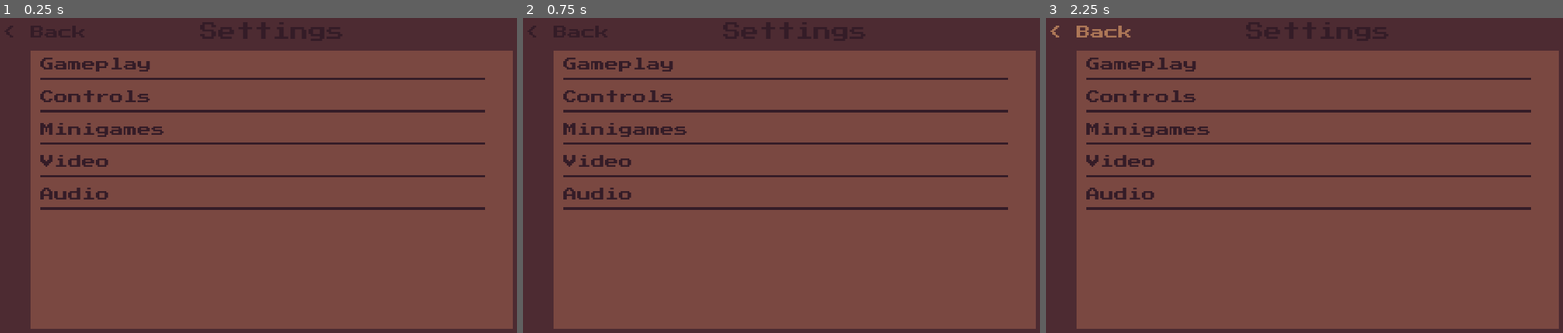
Above: before the commit, frames 1-3 (left to right).
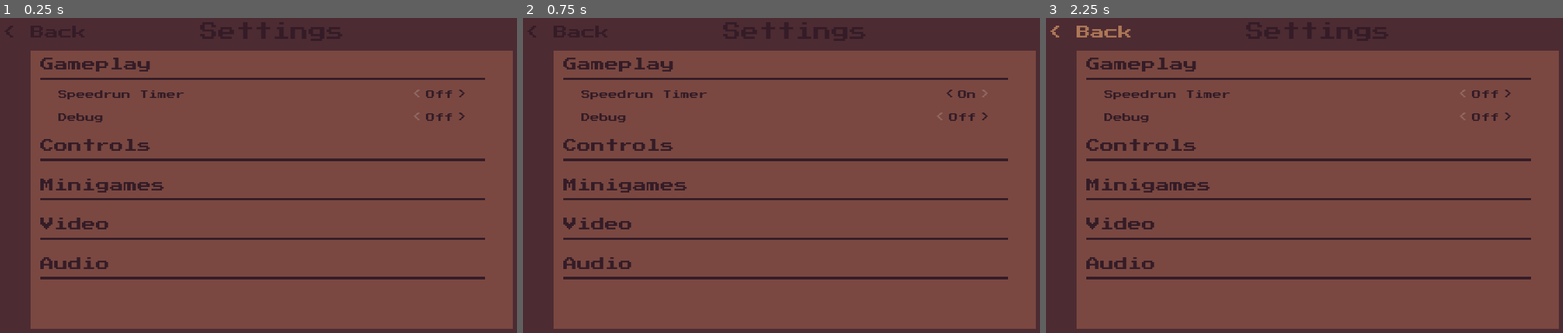
Above: after the commit, the same moments.

Repository: UHSGDC/Photographers-Hike
Game: Godot game, scene res://Menus/Settings/NewSettingsMenu.tscn
Same seed, same stepped clock (60 frames per second), same inputs: the game is played once before the commit and once after it. This scene is started directly instead of the project's main scene.
Inputs (mouse positions are in pixels of both pictures, inside the frame that each line leads up to):
- Up to frame 1 (0.25 s): no input
- Up to frame 2 (0.75 s): click (983, 93) at 0.5 s, where only the run after the commit has a clickable ">"
- Up to frame 3 (2.25 s): click (1475, 93) at 1.25 s, where only the run after the commit has a clickable "<"; click "< Back" at 2 s

The runs differ from the first frame. In frame 1, 7.8% of the frame differs, in the area x 7-94%, y 22-84%; in frame 2, 7.8%; in frame 3, 7.8%.

Commit message:
building out settings menu

Diff:
--- a/PhotographersHike/Menus/Settings/Category.tscn
+++ b/PhotographersHike/Menus/Settings/Category.tscn
@@ -1,10 +1,12 @@
-[gd_scene load_steps=2 format=2]
+[gd_scene load_steps=3 format=2]
 
 [ext_resource path="res://Assets/Theme/DefaultFont12.tres" type="DynamicFont" id=1]
+[ext_resource path="res://Assets/Theme/UITheme.tres" type="Theme" id=2]
 
 [node name="Category" type="VSplitContainer"]
 margin_right = 408.0
 margin_bottom = 24.0
+theme = ExtResource( 2 )
 dragger_visibility = 2
 
 [node name="CategoryTitle" type="Label" parent="."]
@@ -24,10 +26,13 @@
 [node name="MarginSettingsContainer" type="MarginContainer" parent="."]
 margin_top = 24.0
 margin_right = 408.0
-margin_bottom = 24.0
-custom_constants/margin_right = 16
+margin_bottom = 30.0
+custom_constants/margin_right = 40
+custom_constants/margin_top = 6
 custom_constants/margin_left = 16
 
 [node name="SettingsContainer" type="VBoxContainer" parent="MarginSettingsContainer"]
 margin_left = 16.0
-margin_right = 392.0
+margin_top = 6.0
+margin_right = 368.0
+margin_bottom = 6.0
--- a/PhotographersHike/Menus/Settings/NewSettingsMenu.tscn
+++ b/PhotographersHike/Menus/Settings/NewSettingsMenu.tscn
@@ -1,9 +1,10 @@
-[gd_scene load_steps=5 format=2]
+[gd_scene load_steps=6 format=2]
 
 [ext_resource path="res://Assets/Theme/UITheme.tres" type="Theme" id=1]
 [ext_resource path="res://Assets/Theme/DefaultFont16.tres" type="DynamicFont" id=2]
 [ext_resource path="res://Assets/Theme/UITextButton.tres" type="Theme" id=3]
 [ext_resource path="res://Menus/Settings/Category.tscn" type="PackedScene" id=4]
+[ext_resource path="res://Menus/Settings/SimpleSetting.tscn" type="PackedScene" id=5]
 
 [node name="SettingsMenu" type="Panel"]
 anchor_right = 1.0
@@ -52,34 +53,61 @@
 size_flags_vertical = 3
 
 [node name="GameplayCategory" parent="SettingsWindow/ScrollContainer/CategoryContainer" instance=ExtResource( 4 )]
+margin_bottom = 66.0
 
 [node name="CategoryTitle" parent="SettingsWindow/ScrollContainer/CategoryContainer/GameplayCategory" index="0"]
 text = "Gameplay"
 
+[node name="MarginSettingsContainer" parent="SettingsWindow/ScrollContainer/CategoryContainer/GameplayCategory" index="1"]
+margin_bottom = 66.0
+
+[node name="SettingsContainer" parent="SettingsWindow/ScrollContainer/CategoryContainer/GameplayCategory/MarginSettingsContainer" index="0"]
+margin_bottom = 42.0
+
+[node name="SpeedrunSetting" parent="SettingsWindow/ScrollContainer/CategoryContainer/GameplayCategory/MarginSettingsContainer/SettingsContainer" index="0" instance=ExtResource( 5 )]
+anchor_top = 0.0
+anchor_right = 0.0
+anchor_bottom = 0.0
+margin_top = 0.0
+margin_right = 352.0
+margin_bottom = 16.0
+setting_name = "Speedrun Timer"
+setting_type = 3
+
+[node name="DebugSetting" parent="SettingsWindow/ScrollContainer/CategoryContainer/GameplayCategory/MarginSettingsContainer/SettingsContainer" index="1" instance=ExtResource( 5 )]
+anchor_top = 0.0
+anchor_right = 0.0
+anchor_bottom = 0.0
+margin_top = 20.0
+margin_right = 352.0
+margin_bottom = 36.0
+setting_name = "Debug"
+setting_type = 3
+
 [node name="ControlsCategory" parent="SettingsWindow/ScrollContainer/CategoryContainer" instance=ExtResource( 4 )]
-margin_top = 28.0
-margin_bottom = 52.0
+margin_top = 70.0
+margin_bottom = 100.0
 
 [node name="CategoryTitle" parent="SettingsWindow/ScrollContainer/CategoryContainer/ControlsCategory" index="0"]
 text = "Controls"
 
 [node name="MinigamesCategory" parent="SettingsWindow/ScrollContainer/CategoryContainer" instance=ExtResource( 4 )]
-margin_top = 56.0
-margin_bottom = 80.0
+margin_top = 104.0
+margin_bottom = 134.0
 
 [node name="CategoryTitle" parent="SettingsWindow/ScrollContainer/CategoryContainer/MinigamesCategory" index="0"]
 text = "Minigames"
 
 [node name="VideoCategory" parent="SettingsWindow/ScrollContainer/CategoryContainer" instance=ExtResource( 4 )]
-margin_top = 84.0
-margin_bottom = 108.0
+margin_top = 138.0
+margin_bottom = 168.0
 
 [node name="CategoryTitle" parent="SettingsWindow/ScrollContainer/CategoryContainer/VideoCategory" index="0"]
 text = "Video"
 
 [node name="AudioCategory" parent="SettingsWindow/ScrollContainer/CategoryContainer" instance=ExtResource( 4 )]
-margin_top = 112.0
-margin_bottom = 136.0
+margin_top = 172.0
+margin_bottom = 202.0
 
 [node name="CategoryTitle" parent="SettingsWindow/ScrollContainer/CategoryContainer/AudioCategory" index="0"]
 text = "Audio"
